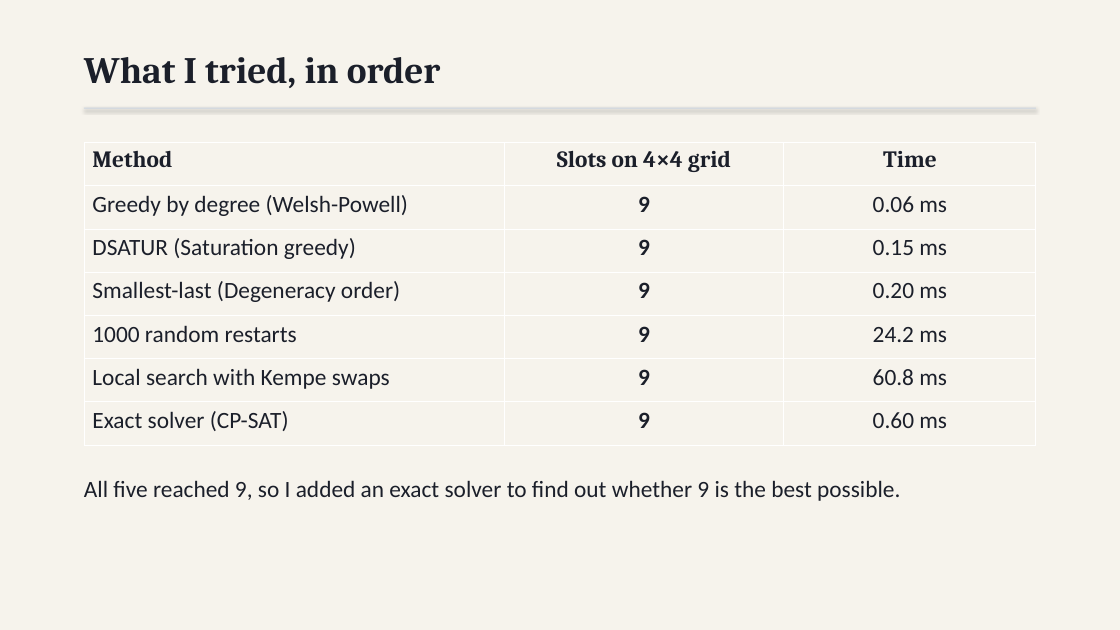
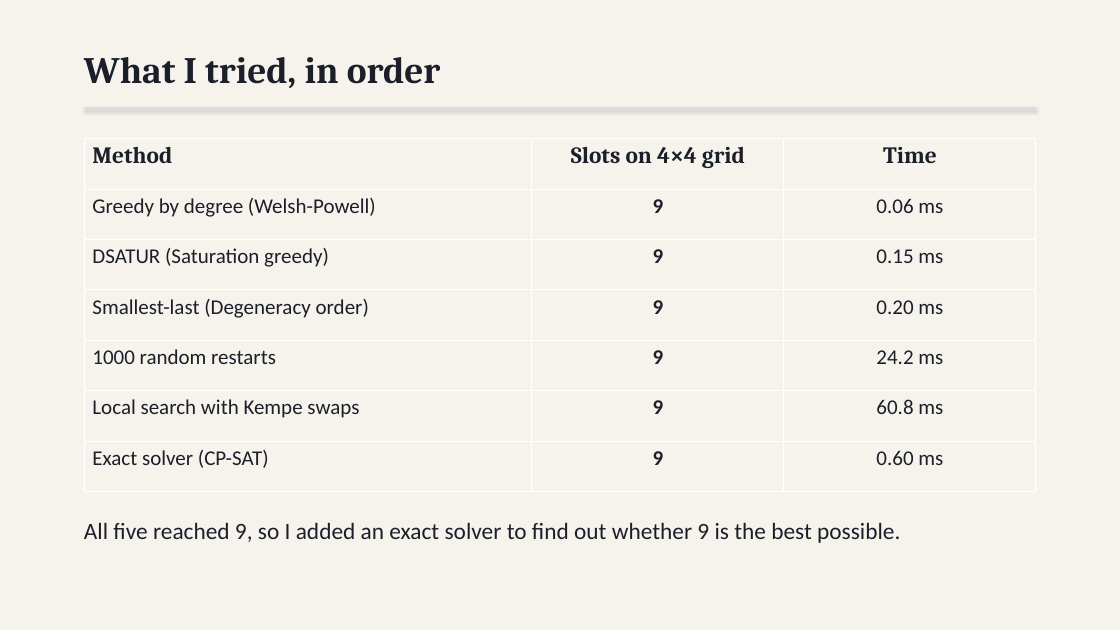
Before and after one commit to athishio/tdma-schedule-optimizer, a slide deck: slide 4 of docs/presentation.pptx. Drawn at 1120x630 pixels with LibreOffice and Linux fonts; fonts in the diff are those of the drawing. Boxes give left, top, right and bottom in pixels: in the first picture for what was removed or moved away, otherwise in the second. Text is boxed around its words. In the diff, an @@ line names an element or a change of style, - is before the commit and + after.

```diff
--- a/docs/presentation.pptx
+++ b/docs/presentation.pptx
@@ table at (84,139,1036,492) @@
@@ size 20 to 18 pt in "Greedy by degree (Welsh-Powell)", "9", "0.06 ms", "DSATUR (Saturation greedy)" and 14 more places @@
@@ table: place and size @@
-table at (84,143,1036,445)
+table at (84,139,1036,492)
@@ text "All five reached 9, so ...": place and size @@
-text "All five reached 9, so ..." at (84,480,900,501)
+text "All five reached 9, so ..." at (84,522,900,543)
```
Also in this commit, not shown: 7 other slides changed, 4 other files.
